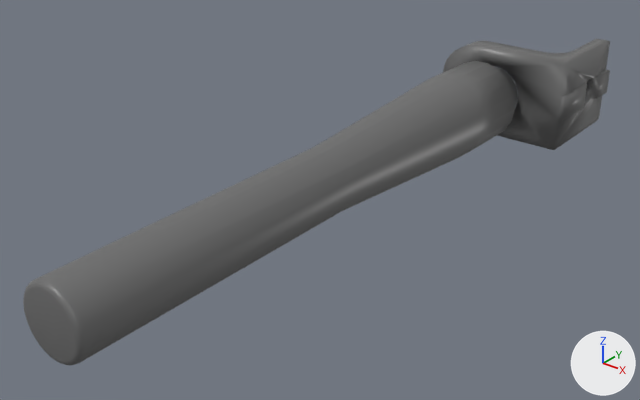
A saved change to the OBJ model phoebe_mujoco_config/description/assets/full/autec_antenna.obj.
Camera for both pictures: a 50 mm lens placed at (0.091, -0.1775, 0.0672), pointed at (-0.0046, -0.058, -0.0069). The lights are fixed; the arrows at lower right show +X, +Y and +Z. The older version comes first. Where no turn or scale is listed for an object, it has been applied to the vertices. Vertices at exactly the same position are counted once.

The first picture shows 'autec_antenna'.
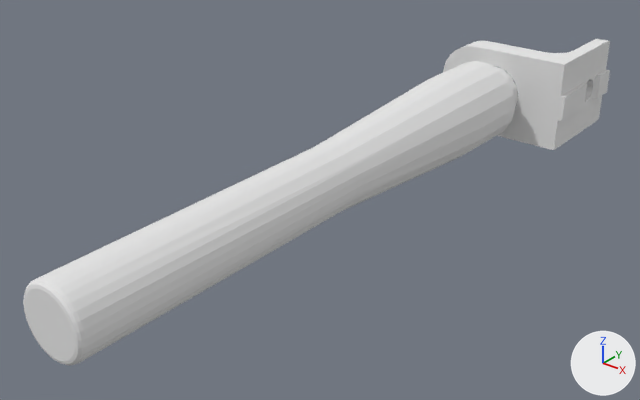
Location of each change, [x1, y1, x2, y2] in pixels of the pictures (640 x 400 px):
'autec_antenna', recoloured, shading changed (dark grey to white): [23, 39, 610, 365] in both

The edits, one by one:
Material 'mtl_autec_antenna' (mat_mtl_autec_antenna) is new.
Its base color is (0.8, 0.8, 0.8) (white #e7e7e7).
Its roughness is 1.0.
me_autec_antenna has 400 vertices, 800 faces and spans x -0.0135..0.0175, y -0.122..0.025, z -0.01..0.01.
me_autec_antenna is used by ob_autec_antenna; location (0.0, 0.0, 0.0).
me_autec_antenna no longer uses material mat_new_mat_color_016 (dark grey #6c6c6c).
me_autec_antenna part 1: all faces are now shaded flat (800 of 800 changed).
me_autec_antenna gains material mat_mtl_autec_antenna (white #e7e7e7).
